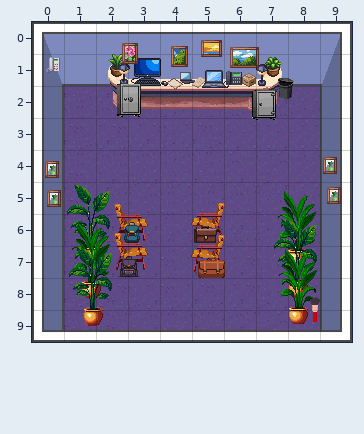
Two versions of a level (Tiled map (JSON), assets/rooms/room_reception2.tmj). The first picture shows the starting point.
Cells are 32x32 px. Shown: x 0..9, y 0..9. Not drawn, because the pictures are missing: unchanged layer "doors".
Now the later version:
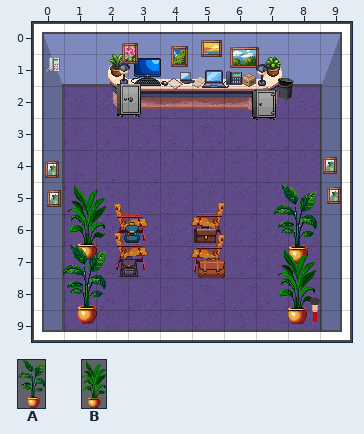
Key: from "objects": A 238 "plant-large12", B 239 "plant-large11".
Objects are placed by their top-left corner, in cells (3,4 is the top-left corner of cell 3,4); size is 1x1 cell unless given.
The exact change:
Layer "items":
Object B "plant-large11" at 1.3,6.2 size 1.2x2.4 becomes B "plant-large11" at 1.1,5.1 size 1.2x2.4.
Object A "plant-large12" at 7.5,6.2 size 1.4x2.5 becomes A "plant-large12" at 7.5,5.1 size 1.4x2.5.
Object A "plant-large12" at 1.1,5.1 size 1.4x2.5 is removed.
Object B "plant-large11" at 7.7,5.3 size 1.2x2.4 is removed.
